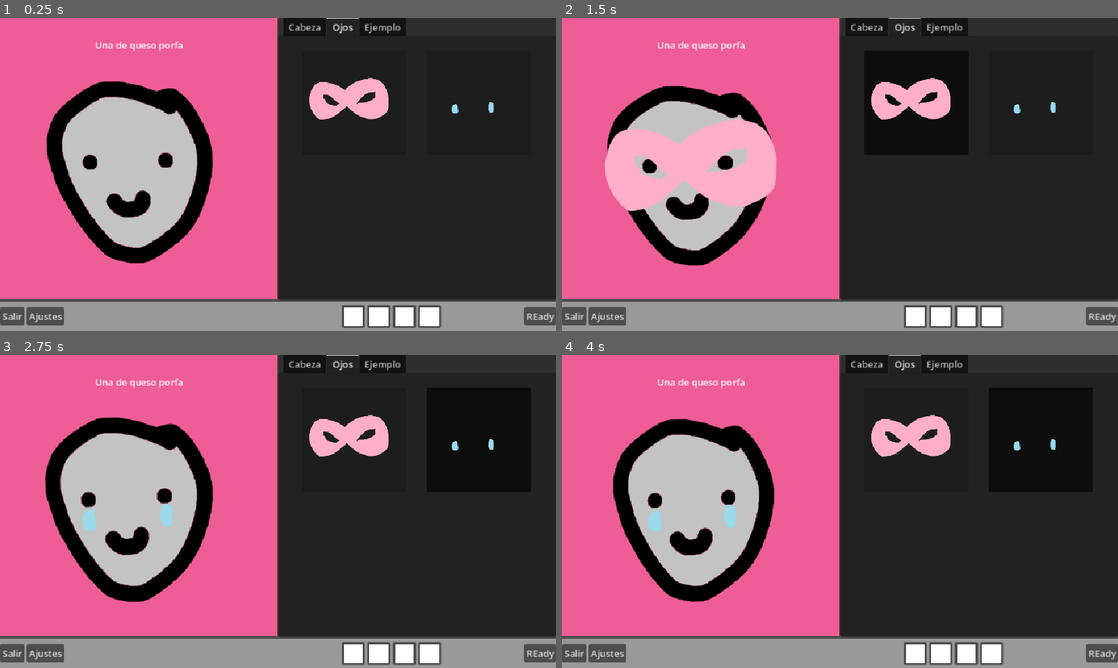
Above: before the commit, frames 1-4 (two rows, left to right).
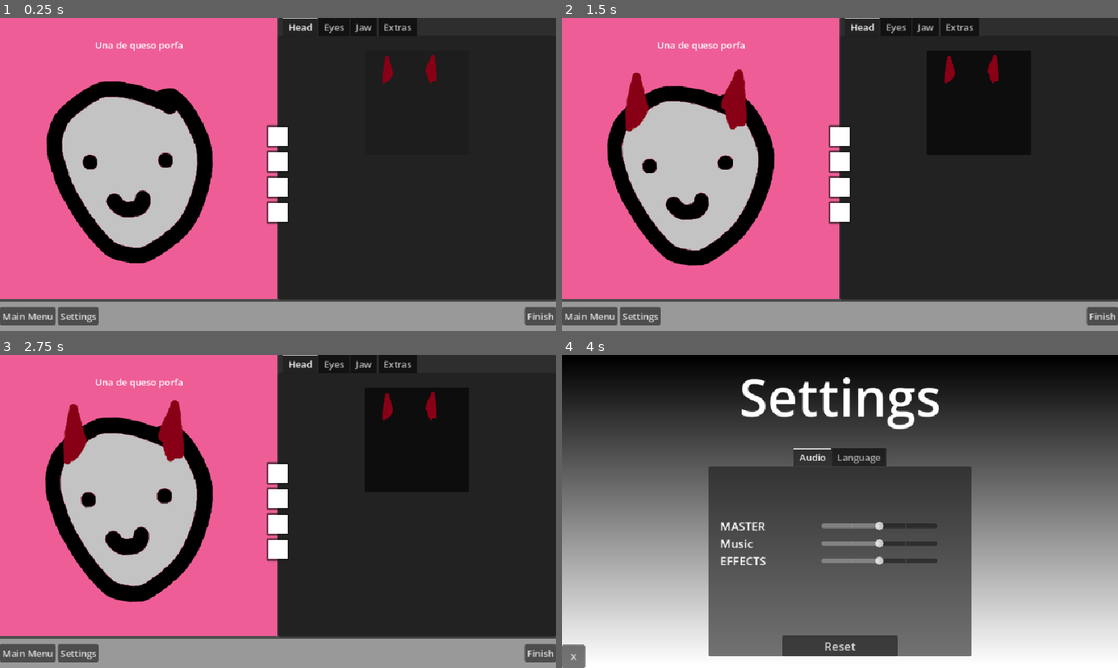
Above: after the commit, the same moments.

Repository: salem404/malagajam
Game: Godot game, scene res://scenes/create.tscn
The game is run twice, just before and just after one commit, with the same random seed, the same clock (stepped at 60 frames per second) and the same inputs. This scene is started directly instead of the project's main scene. The engine's default icon, where the game draws it, is replaced by a stand-in: a white triangle on a blue panel in a dark square.
Inputs (mouse positions are in pixels of both pictures, inside the frame that each line leads up to):
- Up to frame 1 (0.25 s): no input
- Up to frame 2 (1.5 s): click (917, 102) at 0.52 s; click (979, 102) at 1.27 s
- Up to frame 3 (2.75 s): click (478, 439) at 2.02 s
- Up to frame 4 (4 s): click (589, 652) at 2.75 s, where only the run after the commit has a clickable "Main Menu"; click (840, 646) at 3.5 s, where only the run after the commit has a clickable "Settings"

The runs differ from the first frame. In frame 1, 5.0% of the frame differs, in the area x 0-100%, y 0-100%; in frame 2, 12%; in frame 3, 6.4%; in frame 4, 91%.

Commit message:
feat: ✨ Añadido flujo al menú y a settings desde el juego

Diff:
--- a/scenes/create.tscn
+++ b/scenes/create.tscn
@@ -9,8 +9,7 @@
 [ext_resource type="Script" uid="uid://dqvyj80watjic" path="res://components/trozo_button.gd" id="7_snhkh"]
 [ext_resource type="ButtonGroup" uid="uid://dw7821ghpatx7" path="res://resources/button_groups/cabeza.tres" id="8_xcug1"]
 [ext_resource type="Script" uid="uid://dqe8kefwtf0y3" path="res://components/trozo_color_picker.gd" id="9_b0hbb"]
-
-[sub_resource type="StyleBoxFlat" id="StyleBoxFlat_qtu10"]
+[ext_resource type="PackedScene" uid="uid://d3i3qli7l3int" path="res://scenes/settings.tscn" id="10_toonf"]
 
 [sub_resource type="StyleBoxFlat" id="StyleBoxFlat_62e2m"]
 bg_color = Color(0.9384615, 0.36711675, 0.59112024, 1)
@@ -32,27 +31,6 @@
 grow_horizontal = 2
 grow_vertical = 2
 script = ExtResource("1_b0i6l")
-
-[node name="Panel" type="PanelContainer" parent="." unique_id=967700404]
-visible = false
-custom_minimum_size = Vector2(0, 40)
-layout_mode = 2
-theme_override_styles/panel = SubResource("StyleBoxFlat_qtu10")
-
-[node name="HBoxContainer" type="HBoxContainer" parent="Panel" unique_id=2110428160]
-layout_mode = 2
-
-[node name="Button2" type="Button" parent="Panel/HBoxContainer" unique_id=1907821397]
-layout_mode = 2
-size_flags_horizontal = 4
-size_flags_vertical = 4
-text = "Salir"
-
-[node name="Button" type="Button" parent="Panel/HBoxContainer" unique_id=2142300241]
-layout_mode = 2
-size_flags_horizontal = 4
-size_flags_vertical = 4
-text = "Ajustes"
 
 [node name="Control" type="Control" parent="." unique_id=2123502083]
 layout_mode = 2
@@ -73,10 +51,10 @@
 size_flags_horizontal = 3
 theme_override_styles/panel = SubResource("StyleBoxFlat_62e2m")
 
-[node name="Control" type="Control" parent="Control/Control/AspectRatioContainer" unique_id=1823585992]
-layout_mode = 2
-
-[node name="Label" type="Label" parent="Control/Control/AspectRatioContainer/Control" unique_id=477002135]
+[node name="Mask" type="Control" parent="Control/Control/AspectRatioContainer" unique_id=1823585992]
+layout_mode = 2
+
+[node name="Label" type="Label" parent="Control/Control/AspectRatioContainer/Mask" unique_id=477002135]
 layout_mode = 1
 anchors_preset = 5
 anchor_left = 0.5
@@ -88,31 +66,31 @@
 grow_horizontal = 2
 text = "Una de queso porfa"
 
-[node name="Model" type="Node2D" parent="Control/Control/AspectRatioContainer/Control" unique_id=1802959183]
+[node name="Model" type="Node2D" parent="Control/Control/AspectRatioContainer/Mask" unique_id=1802959183]
 unique_name_in_owner = true
 material = SubResource("ShaderMaterial_1p5nq")
 position = Vector2(238, 263)
 
-[node name="Base" type="Sprite2D" parent="Control/Control/AspectRatioContainer/Control/Model" unique_id=4025297]
+[node name="Base" type="Sprite2D" parent="Control/Control/AspectRatioContainer/Mask/Model" unique_id=4025297]
 use_parent_material = true
 texture = ExtResource("3_toonf")
 
-[node name="AttachCabeza" type="Sprite2D" parent="Control/Control/AspectRatioContainer/Control/Model" unique_id=406181218]
+[node name="AttachExtras" type="Sprite2D" parent="Control/Control/AspectRatioContainer/Mask/Model" unique_id=48741904]
 use_parent_material = true
 script = ExtResource("4_hrf6i")
 metadata/_custom_type_script = "uid://sw4qwwf46q6f"
 
-[node name="AttachOjos" type="Sprite2D" parent="Control/Control/AspectRatioContainer/Control/Model" unique_id=610171694]
+[node name="AttachCabeza" type="Sprite2D" parent="Control/Control/AspectRatioContainer/Mask/Model" unique_id=406181218]
 use_parent_material = true
 script = ExtResource("4_hrf6i")
 metadata/_custom_type_script = "uid://sw4qwwf46q6f"
 
-[node name="AttachNariz" type="Sprite2D" parent="Control/Control/AspectRatioContainer/Control/Model" unique_id=2094301430]
+[node name="AttachOjos" type="Sprite2D" parent="Control/Control/AspectRatioContainer/Mask/Model" unique_id=610171694]
 use_parent_material = true
 script = ExtResource("4_hrf6i")
 metadata/_custom_type_script = "uid://sw4qwwf46q6f"
 
-[node name="AttachBoca" type="Sprite2D" parent="Control/Control/AspectRatioContainer/Control/Model" unique_id=48741904]
+[node name="AttachMandibula" type="Sprite2D" parent="Control/Control/AspectRatioContainer/Mask/Model" unique_id=2094301430]
 use_parent_material = true
 script = ExtResource("4_hrf6i")
 metadata/_custom_type_script = "uid://sw4qwwf46q6f"
@@ -123,12 +101,15 @@
 
 [node name="ItemList" type="TabContainer" parent="Control/Control/PanelContainer" unique_id=55624008]
 layout_mode = 2
-current_tab = 1
+current_tab = 0
+tab_0/title = "ui_head"
+tab_1/title = "ui_eyes"
+tab_2/title = "ui_jaw"
 
 [node name="Cabeza" type="ScrollContainer" parent="Control/Control/PanelContainer/ItemList" unique_id=322783629]
-visible = false
 layout_mode = 2
 metadata/_tab_index = 0
+metadata/_tab_name = "ui_head"
 
 [node name="MarginContainer" type="MarginContainer" parent="Control/Control/PanelContainer/ItemList/Cabeza" unique_id=646515163]
 layout_mode = 2
@@ -154,8 +135,10 @@
 metadata/_custom_type_script = "uid://dqvyj80watjic"
 
 [node name="Ojos" type="ScrollContainer" parent="Control/Control/PanelContainer/ItemList" unique_id=1994056443]
+visible = false
 layout_mode = 2
 metadata/_tab_index = 1
+metadata/_tab_name = "ui_eyes"
 
 [node name="MarginContainer" type="MarginContainer" parent="Control/Control/PanelContainer/ItemList/Ojos" unique_id=107702921]
 layout_mode = 2
@@ -195,19 +178,20 @@
 trozo_id = 2
 metadata/_custom_type_script = "uid://dqvyj80watjic"
 
-[node name="Ejemplo" type="ScrollContainer" parent="Control/Control/PanelContainer/ItemList" unique_id=923641648]
+[node name="Mandibula" type="ScrollContainer" parent="Control/Control/PanelContainer/ItemList" unique_id=1193719746]
 visible = false
 layout_mode = 2
 metadata/_tab_index = 2
-
-[node name="MarginContainer" type="MarginContainer" parent="Control/Control/PanelContainer/ItemList/Ejemplo" unique_id=209061309]
+metadata/_tab_name = "ui_jaw"
+
+[node name="MarginContainer" type="MarginContainer" parent="Control/Control/PanelContainer/ItemList/Mandibula" unique_id=1400085132]
 layout_mode = 2
 size_flags_horizontal = 3
 size_flags_vertical = 3
 theme_override_constants/margin_top = 25
 theme_override_constants/margin_bottom = 25
 
-[node name="FlowContainer" type="FlowContainer" parent="Control/Control/PanelContainer/ItemList/Ejemplo/MarginContainer" unique_id=193992845]
+[node name="FlowContainer" type="FlowContainer" parent="Control/Control/PanelContainer/ItemList/Mandibula/MarginContainer" unique_id=1464156042]
 layout_mode = 2
 size_flags_horizontal = 3
 size_flags_vertical = 3
@@ -216,77 +200,26 @@
 alignment = 1
 last_wrap_alignment = 1
 
-[node name="Button" type="Button" parent="Control/Control/PanelContainer/ItemList/Ejemplo/MarginContainer/FlowContainer" unique_id=2126845935]
-layout_mode = 2
-toggle_mode = true
-button_group = ExtResource("5_jdoj7")
-icon = ExtResource("6_t7pq5")
-
-[node name="Button2" type="Button" parent="Control/Control/PanelContainer/ItemList/Ejemplo/MarginContainer/FlowContainer" unique_id=479770868]
-layout_mode = 2
-toggle_mode = true
-button_group = ExtResource("5_jdoj7")
-icon = ExtResource("6_t7pq5")
-
-[node name="Button3" type="Button" parent="Control/Control/PanelContainer/ItemList/Ejemplo/MarginContainer/FlowContainer" unique_id=250719926]
-layout_mode = 2
-toggle_mode = true
-button_group = ExtResource("5_jdoj7")
-icon = ExtResource("6_t7pq5")
-
-[node name="Button4" type="Button" parent="Control/Control/PanelContainer/ItemList/Ejemplo/MarginContainer/FlowContainer" unique_id=848894942]
-layout_mode = 2
-toggle_mode = true
-button_group = ExtResource("5_jdoj7")
-icon = ExtResource("6_t7pq5")
-
-[node name="Button5" type="Button" parent="Control/Control/PanelContainer/ItemList/Ejemplo/MarginContainer/FlowContainer" unique_id=2105283104]
-layout_mode = 2
-toggle_mode = true
-button_group = ExtResource("5_jdoj7")
-icon = ExtResource("6_t7pq5")
-
-[node name="Button6" type="Button" parent="Control/Control/PanelContainer/ItemList/Ejemplo/MarginContainer/FlowContainer" unique_id=771680045]
-layout_mode = 2
-toggle_mode = true
-button_group = ExtResource("5_jdoj7")
-icon = ExtResource("6_t7pq5")
-
-[node name="Button7" type="Button" parent="Control/Control/PanelContainer/ItemList/Ejemplo/MarginContainer/FlowContainer" unique_id=1181548643]
-layout_mode = 2
-toggle_mode = true
-button_group = ExtResource("5_jdoj7")
-icon = ExtResource("6_t7pq5")
-
-[node name="Button8" type="Button" parent="Control/Control/PanelContainer/ItemList/Ejemplo/MarginContainer/FlowContainer" unique_id=337880319]
-layout_mode = 2
-toggle_mode = true
-button_group = ExtResource("5_jdoj7")
-icon = ExtResource("6_t7pq5")
-
-[node name="Button9" type="Button" parent="Control/Control/PanelContainer/ItemList/Ejemplo/MarginContainer/FlowContainer" unique_id=1394009019]
-layout_mode = 2
-toggle_mode = true
-button_group = ExtResource("5_jdoj7")
-icon = ExtResource("6_t7pq5")
-
-[node name="Button10" type="Button" parent="Control/Control/PanelContainer/ItemList/Ejemplo/MarginContainer/FlowContainer" unique_id=2093884347]
-layout_mode = 2
-toggle_mode = true
-button_group = ExtResource("5_jdoj7")
-icon = ExtResource("6_t7pq5")
-
-[node name="Button11" type="Button" parent="Control/Control/PanelContainer/ItemList/Ejemplo/MarginContainer/FlowContainer" unique_id=1958030433]
-layout_mode = 2
-toggle_mode = true
-button_group = ExtResource("5_jdoj7")
-icon = ExtResource("6_t7pq5")
-
-[node name="Button12" type="Button" parent="Control/Control/PanelContainer/ItemList/Ejemplo/MarginContainer/FlowContainer" unique_id=867096950]
-layout_mode = 2
-toggle_mode = true
-button_group = ExtResource("5_jdoj7")
-icon = ExtResource("6_t7pq5")
+[node name="Extras" type="ScrollContainer" parent="Control/Control/PanelContainer/ItemList" unique_id=515249951]
+visible = false
+layout_mode = 2
+metadata/_tab_index = 3
+
+[node name="MarginContainer" type="MarginContainer" parent="Control/Control/PanelContainer/ItemList/Extras" unique_id=1960943464]
+layout_mode = 2
+size_flags_horizontal = 3
+size_flags_vertical = 3
+theme_override_constants/margin_top = 25
+theme_override_constants/margin_bottom = 25
+
+[node name="FlowContainer" type="FlowContainer" parent="Control/Control/PanelContainer/ItemList/Extras/MarginContainer" unique_id=117666931]
+layout_mode = 2
+size_flags_horizontal = 3
+size_flags_vertical = 3
+theme_override_constants/h_separation = 35
+theme_override_constants/v_separation = 20
+alignment = 1
+last_wrap_alignment = 1
 
 [node name="PanelContainer" type="PanelContainer" parent="." unique_id=1493944895]
 custom_minimum_size = Vector2(0, 50)
@@ -301,25 +234,43 @@
 size_flags_horizontal = 3
 size_flags_vertical = 3
 
-[node name="Button2" type="Button" parent="PanelContainer/HBoxContainer3/HBoxContainer2" unique_id=2113994584]
-layout_mode = 2
-size_flags_horizontal = 4
-size_flags_vertical = 4
-text = "Salir"
-
-[node name="Button" type="Button" parent="PanelContainer/HBoxContainer3/HBoxContainer2" unique_id=70433581]
-layout_mode = 2
-size_flags_horizontal = 4
-size_flags_vertical = 4
-text = "Ajustes"
-
-[node name="ColorPickers" type="HBoxContainer" parent="PanelContainer/HBoxContainer3" unique_id=1011271971]
+[node name="MenuButton" type="Button" parent="PanelContainer/HBoxContainer3/HBoxContainer2" unique_id=2113994584]
+layout_mode = 2
+size_flags_horizontal = 4
+size_flags_vertical = 4
+text = "ui_main_menu"
+
+[node name="SettingsButton" type="Button" parent="PanelContainer/HBoxContainer3/HBoxContainer2" unique_id=70433581]
+layout_mode = 2
+size_flags_horizontal = 4
+size_flags_vertical = 4
+text = "ui_settings"
+
+[node name="NextButton" type="Button" parent="PanelContainer/HBoxContainer3" unique_id=780538727]
+layout_mode = 2
+size_flags_horizontal = 4
+size_flags_vertical = 4
+text = "ui_finish"
+
+[node name="CanvasLayer" type="CanvasLayer" parent="." unique_id=1636311401]
+
+[node name="ColorPickers" type="VBoxContainer" parent="CanvasLayer" unique_id=655954926]
 unique_name_in_owner = true
-layout_mode = 2
-size_flags_horizontal = 3
-alignment = 1
-
-[node name="cabeza" type="ColorPickerButton" parent="PanelContainer/HBoxContainer3/ColorPickers" unique_id=1610458723]
+anchors_preset = 8
+anchor_left = 0.5
+anchor_top = 0.5
+anchor_right = 0.5
+anchor_bottom = 0.5
+offset_left = -20.0
+offset_top = -86.0
+offset_right = 20.0
+offset_bottom = 86.0
+grow_horizontal = 2
+grow_vertical = 2
+size_flags_horizontal = 3
+alignment = 1
+
+[node name="cabeza" type="ColorPickerButton" parent="CanvasLayer/ColorPickers" unique_id=1610458723]
 custom_minimum_size = Vector2(40, 40)
 layout_mode = 2
 size_flags_horizontal = 4
@@ -328,7 +279,7 @@
 script = ExtResource("9_b0hbb")
 metadata/_custom_type_script = "uid://dqe8kefwtf0y3"
 
-[node name="ojos" type="ColorPickerButton" parent="PanelContainer/HBoxContainer3/ColorPickers" unique_id=1168095431]
+[node name="ojos" type="ColorPickerButton" parent="CanvasLayer/ColorPickers" unique_id=1168095431]
 custom_minimum_size = Vector2(40, 40)
 layout_mode = 2
 size_flags_horizontal = 4
@@ -337,7 +288,7 @@
 script = ExtResource("9_b0hbb")
 metadata/_custom_type_script = "uid://dqe8kefwtf0y3"
 
-[node name="nariz" type="ColorPickerButton" parent="PanelContainer/HBoxContainer3/ColorPickers" unique_id=1337083917]
+[node name="nariz" type="ColorPickerButton" parent="CanvasLayer/ColorPickers" unique_id=1337083917]
 custom_minimum_size = Vector2(40, 40)
 layout_mode = 2
 size_flags_horizontal = 4
@@ -346,7 +297,7 @@
 script = ExtResource("9_b0hbb")
 metadata/_custom_type_script = "uid://dqe8kefwtf0y3"
 
-[node name="boca" type="ColorPickerButton" parent="PanelContainer/HBoxContainer3/ColorPickers" unique_id=767976752]
+[node name="boca" type="ColorPickerButton" parent="CanvasLayer/ColorPickers" unique_id=767976752]
 custom_minimum_size = Vector2(40, 40)
 layout_mode = 2
 size_flags_horizontal = 4
@@ -355,8 +306,9 @@
 script = ExtResource("9_b0hbb")
 metadata/_custom_type_script = "uid://dqe8kefwtf0y3"
 
-[node name="Button" type="Button" parent="PanelContainer/HBoxContainer3" unique_id=780538727]
-layout_mode = 2
-size_flags_horizontal = 4
-size_flags_vertical = 4
-text = "REady"
+[node name="Settings" parent="CanvasLayer" unique_id=1520513264 instance=ExtResource("10_toonf")]
+unique_name_in_owner = true
+visible = false
+
+[connection signal="pressed" from="PanelContainer/HBoxContainer3/HBoxContainer2/MenuButton" to="." method="_on_exit_button_pressed"]
+[connection signal="pressed" from="PanelContainer/HBoxContainer3/HBoxContainer2/SettingsButton" to="." method="_on_settings_button_pressed"]
--- a/scripts/create.gd
+++ b/scripts/create.gd
@@ -1 +1,16 @@
 extends VBoxContainer
+
+
+@onready var settings_scene = %Settings
+
+func _ready() -> void:
+	settings_scene.hide()
+
+
+
+func _on_settings_button_pressed() -> void:
+	settings_scene.show()
+
+
+func _on_exit_button_pressed() -> void:
+	get_tree().change_scene_to_file("res://scenes/main_menu.tscn")
--- a/scripts/trozo.gd
+++ b/scripts/trozo.gd
@@ -7,21 +7,21 @@
 @export var preset_color: Color
 
 
-
 const CATEGORIES := [
 	"cabeza",
 	"ojos",
-	"nariz",
-	"boca",
+	"mandibula",
+    "extra"
 ]
 
 const ATRIBUTOS_POSIBLES := [
 	"cuqui",
-	"macabro"
+	"macabro",
+    "futurista"
 ]
 
 
-func _init(p_id: int, p_category: String = "", p_atributos: Dictionary = {},p_color: Color = Color("#FFFFFF")):
+func _init(p_id: int, p_category: String = "", p_atributos: Dictionary = {}, p_color: Color = Color("#FFFFFF")):
 	id = p_id
 	category = p_category
 	atributos = p_atributos
--- a/translations/ui_translations.csv
+++ b/translations/ui_translations.csv
@@ -1,5 +1,7 @@
 key,es,en
 ui_settings,Ajustes,Settings
+ui_main_menu,Menú Principal,Main Menu
+ui_finish,Finalizar,Finish
 ui_music,Música,Music
 ui_sfx,Efectos,Effects
 ui_ui,Interfaz,Interface
@@ -18,3 +20,6 @@
 ui_programming,Programación,Programming
 ui_art,Arte,Art
 ui_audio,Audio,Audio
+ui_head,Cabeza,Head
+ui_eyes,Ojos,Eyes
+ui_jaw,Mandíbula,Jaw
